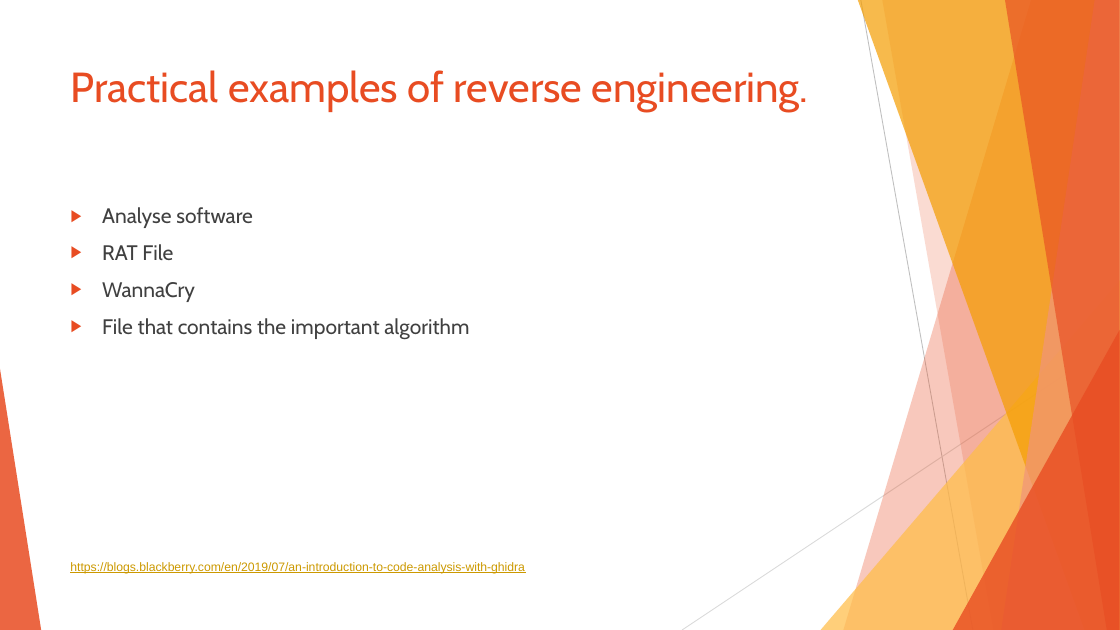
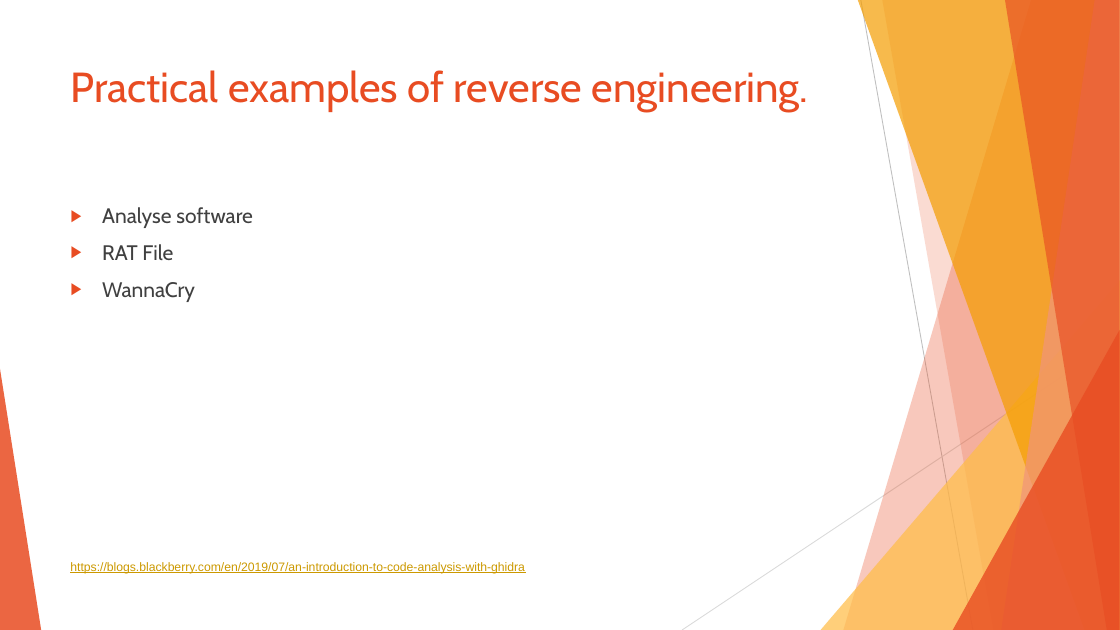
Before and after one commit to sebivenlo/ESDE-2022-Ghidra, a slide deck: slide 12 of Ghidra_Prep.pptx. Drawn at 1120x630 pixels with LibreOffice and Linux fonts; fonts in the diff are those of the drawing. Boxes give left, top, right and bottom in pixels: in the first picture for what was removed or moved away, otherwise in the second. Text is boxed around its words. In the diff, an @@ line names an element or a change of style, - is before the commit and + after.

```diff
--- a/Ghidra_Prep.pptx
+++ b/Ghidra_Prep.pptx
@@ text at (102,318,469,340): paragraph removed @@
-▶ File that contains the important algorithm
```
Also in this commit, not shown: 1 other file.
